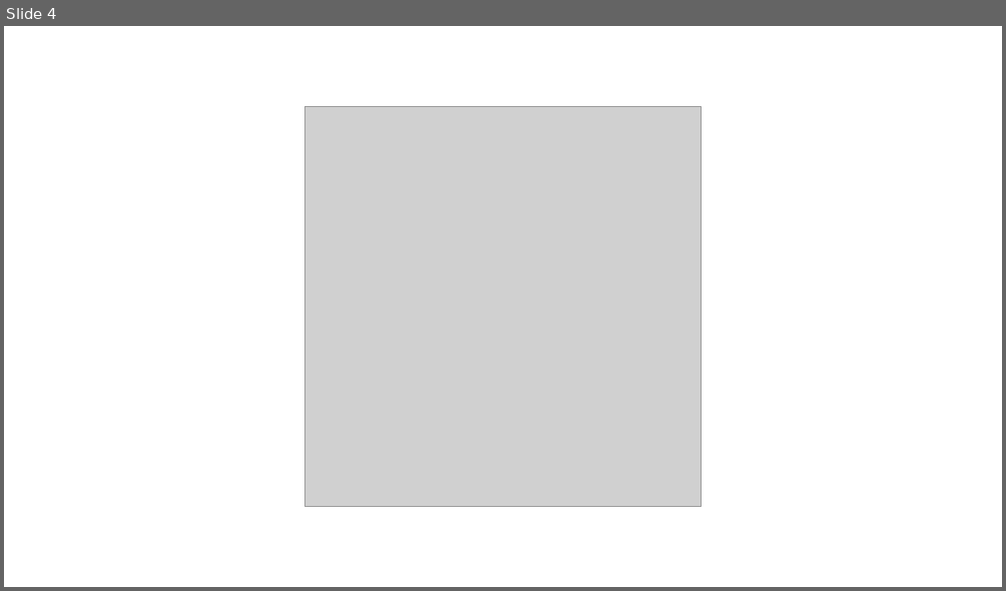
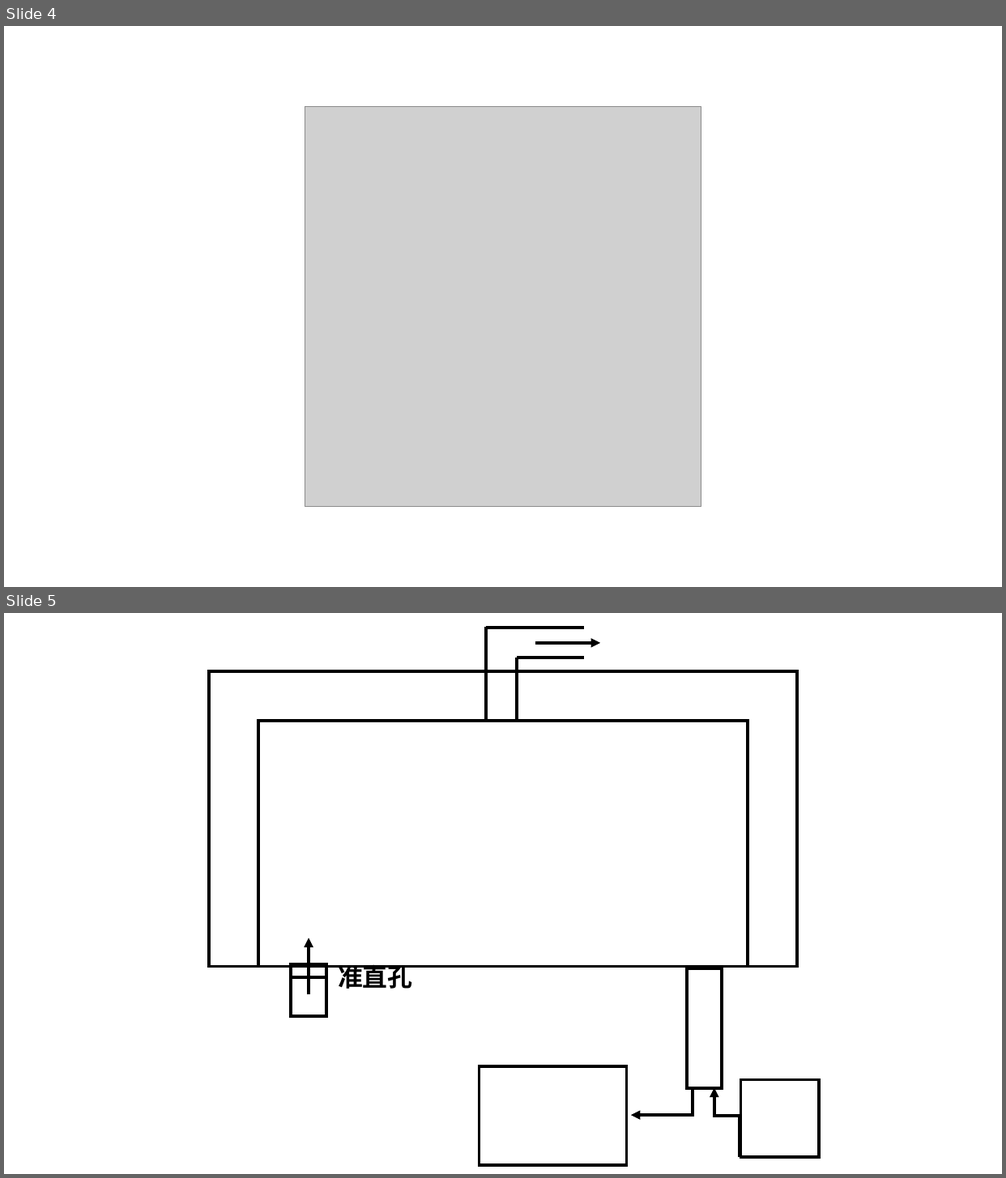
Before and after one commit to PhyM73/ModernExperimentI, a slide deck: Pic.pptx. Shown one above the other, each under a label of ours: slide 4 before the commit, slides 4 and 5 after it. The pictures are 1006x591 and 1006x1178 pixels, drawn with LibreOffice and Linux fonts; fonts in the diff are those of the drawing; grey boxes stand for pictures; background and template pictures are left out. Boxes give left, top, right and bottom in pixels: in the first picture for what was removed or moved away, otherwise in the second. Text is boxed around its words. In the diff, an @@ line names an element or a change of style, - is before the commit and + after.

```diff
--- a/Pic.pptx
+++ b/Pic.pptx
@@ slide 5 added at (4,613,1002,1174), background picture (left out) @@
@@ line added from (486, 628) to (486, 721), #000000 3 pt @@
@@ line added from (486, 628) to (584, 628), #000000 3 pt @@
@@ line added from (517, 658) to (517, 721), #000000 3 pt @@
@@ line added from (517, 658) to (584, 658), #000000 3 pt @@
@@ arrow added from (535, 643) to (601, 643), #000000 3 pt @@
@@ rectangle added at (209,671,798,967), outline #000000 3 pt @@
@@ rectangle added at (258,721,748,967), outline #000000 3 pt @@
@@ arrow added from (309, 995) to (309, 938), #000000 3 pt @@
@@ rectangle added at (292,965,326,1016), outline #000000 3 pt @@
@@ text added at (338,965,412,989), 24 pt, text #000000, bold @@
+准直孔
@@ rectangle added at (687,969,722,1088), outline #000000 3 pt @@
@@ line added from (292, 977) to (326, 977), #000000 3 pt @@
@@ rectangle added at (479,1067,627,1165), outline #000000 3 pt @@
@@ elbow arrow added from (695, 1088) to (632, 1115), #000000 3 pt @@
@@ elbow arrow added from (740, 1157) to (714, 1088), #000000 3 pt @@
@@ rectangle added at (740,1080,819,1157), outline #000000 3 pt @@
```
Also in this commit, not shown: 1 other slide added, 12 other files.
